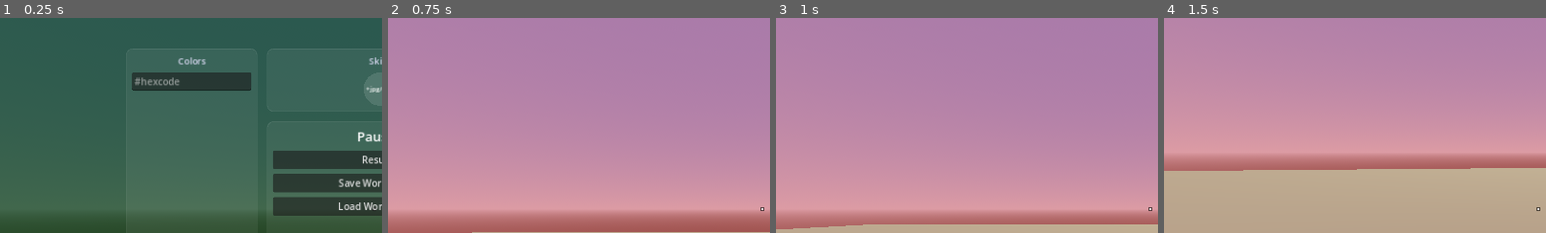
Above: before the commit, frames 1-4 (left to right).
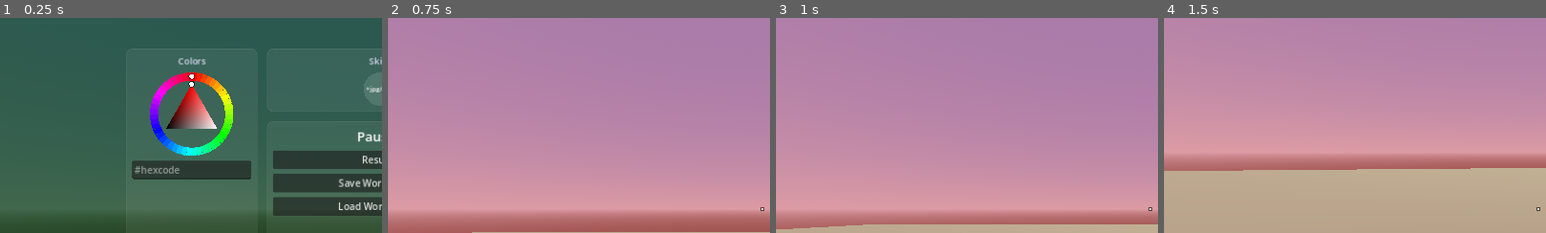
Above: after the commit, the same moments.

Repository: zenontherocks/worldmaker
Game: Godot game, scene res://scenes/Main.tscn
Two runs of this game, one before a commit and one after it. Both use one fixed random seed, a clock stepped at 60 frames per second and the inputs below.
Inputs (mouse positions are % of the whole screen's width and height, from its top left):
- Up to frame 1 (0.25 s): no input
- Up to frame 2 (0.75 s): click "Resume" at 0.5 s
- Up to frame 3 (1 s): no input
- Up to frame 4 (1.5 s): move the mouse to (55, 50) at 1.27 s; hold W (move_forward) from 1.28 s (still down); hold Q (build_cycle_dimension) from 1.28 s (still down); click (55, 50) at 1.42 s
The pictures show only the part of the screen within x 1-51%, y 6-56%; the shares and areas given below are measured in that part.

The runs differ from the first frame. In frame 1, 8.3% of the frame differs, in the area x 34-66%, y 25-76%; in frame 2, nothing differs; in frame 3, nothing differs; in frame 4, nothing differs.

Commit message:
Add a ring+triangle HSV color picker to the Colors card
New ColorWheel.gd: drag around the ring to pick hue, drag inside the
triangle (which rotates to track hue) to pick saturation/value.
Entirely procedural, matching every other custom control in this
project -- draw_polygon()'s per-vertex color interpolation across
(pure hue, white, black) is, algebraically, exactly the standard
HSV-triangle parameterization, so the same three corner colors and the
same barycentric math serve both rendering and hit-testing with no
separate/approximate inverse formula needed. No image assets, so this
costs nothing in download size.

Wired into PauseMenuUI's Colors card above the hex input: dragging
updates the active color live (and mirrors into the hex field) without
touching SkinManager's used-colors history, so fine-tuning a drag
doesn't flood the row with near-duplicate swatches -- a swatch only
gets registered once, on release. Submitting a hex code or picking an
existing swatch now also repositions the wheel's markers to match, and
reopening the menu syncs it to whatever color is currently active.

Diff:
--- /dev/null
+++ b/scripts/ui/ColorWheel.gd
@@ -0,0 +1,182 @@
+extends Control
+class_name ColorWheel
+## Ring + triangle HSV picker: drag around the outer ring to choose hue,
+## drag inside the triangle (which rotates to track the current hue) to
+## choose saturation/value. Procedurally drawn like every other custom
+## control in this project -- no image assets, so this costs nothing in
+## download size.
+##
+## The triangle's three corners are the pure hue color, white, and black.
+## draw_polygon() Gouraud-interpolates vertex colors linearly in RGB
+## across the triangle, and that linear RGB blend is, algebraically,
+## exactly the standard HSV-triangle parameterization: for barycentric
+## weights (u, v, w) toward (hue, white, black), value = u + v (the
+## fraction not at the black corner) and saturation = u / (u + v) (how
+## much of that non-black mix is pure hue vs white). So the same three
+## corner colors and the same barycentric math serve both rendering and
+## hit-testing -- there's no separate/approximate formula for either, and
+## dragging always picks exactly the color that's visually drawn there.
+
+signal color_changed(new_color: Color)  ## live, fired on every drag update
+signal color_committed(new_color: Color)  ## fired once, on drag release
+
+const RADIUS: float = 70.0
+const RING_WIDTH: float = 14.0
+const TRIANGLE_MARGIN: float = 6.0
+const RING_SEGMENTS: int = 48
+const MARKER_RADIUS: float = 4.0
+const MARKER_SHADOW_RADIUS: float = 5.5
+
+var _hue: float = 0.0
+var _saturation: float = 1.0
+var _value: float = 1.0
+var _drag_mode: String = ""  ## "", "hue", "sv"
+
+var color: Color:
+	get:
+		return Color.from_hsv(_hue, _saturation, _value)
+
+
+func _ready() -> void:
+	custom_minimum_size = Vector2(RADIUS, RADIUS) * 2.0
+	mouse_filter = Control.MOUSE_FILTER_STOP
+
+
+## Repositions the ring/triangle markers to match an externally-chosen
+## color (e.g. a typed hex code or a clicked swatch) without emitting
+## color_changed/color_committed -- this is display sync, not a pick.
+func set_color(new_color: Color) -> void:
+	_hue = new_color.h
+	_saturation = new_color.s
+	_value = new_color.v
+	queue_redraw()
+
+
+func _center() -> Vector2:
+	return size * 0.5
+
+
+func _triangle_radius() -> float:
+	return RADIUS - RING_WIDTH - TRIANGLE_MARGIN
+
+
+## Pure hue, white, black -- in that order, matching every other function
+## in this file that reads/writes triangle barycentric weights (u, v, w).
+func _triangle_points() -> PackedVector2Array:
+	var c := _center()
+	var r := _triangle_radius()
+	var a0 := _hue * TAU - PI * 0.5
+	return PackedVector2Array(
+		[
+			c + Vector2(cos(a0), sin(a0)) * r,
+			c + Vector2(cos(a0 + TAU / 3.0), sin(a0 + TAU / 3.0)) * r,
+			c + Vector2(cos(a0 - TAU / 3.0), sin(a0 - TAU / 3.0)) * r,
+		]
+	)
+
+
+func _draw() -> void:
+	var c := _center()
+
+	for i in range(RING_SEGMENTS):
+		var a_start := (float(i) / RING_SEGMENTS) * TAU - PI * 0.5
+		var a_end := (float(i + 1) / RING_SEGMENTS) * TAU - PI * 0.5
+		var seg_color := Color.from_hsv(float(i) / RING_SEGMENTS, 1.0, 1.0)
+		draw_arc(c, RADIUS - RING_WIDTH * 0.5, a_start, a_end, 3, seg_color, RING_WIDTH, false)
+
+	var points := _triangle_points()
+	var hue_color := Color.from_hsv(_hue, 1.0, 1.0)
+	draw_polygon(points, PackedColorArray([hue_color, Color.WHITE, Color.BLACK]))
+
+	var hue_angle := _hue * TAU - PI * 0.5
+	var hue_marker := c + Vector2(cos(hue_angle), sin(hue_angle)) * (RADIUS - RING_WIDTH * 0.5)
+	_draw_marker(hue_marker)
+
+	# Reconstructs the triangle position from _saturation/_value the same
+	# way _apply() derives them, just run in reverse.
+	var w_hue := _saturation * _value
+	var w_white := _value * (1.0 - _saturation)
+	var w_black := 1.0 - _value
+	var sv_marker := points[0] * w_hue + points[1] * w_white + points[2] * w_black
+	_draw_marker(sv_marker)
+
+
+func _draw_marker(pos: Vector2) -> void:
+	draw_circle(pos, MARKER_SHADOW_RADIUS, Color(0, 0, 0, 0.6))
+	draw_circle(pos, MARKER_RADIUS, Color.WHITE)
+
+
+func _gui_input(event: InputEvent) -> void:
+	if event is InputEventMouseButton:
+		if event.button_index != MOUSE_BUTTON_LEFT:
+			return
+		if event.pressed:
+			_drag_mode = _hit_test(event.position)
+			if _drag_mode != "":
+				_apply(event.position)
+				accept_event()
+		elif _drag_mode != "":
+			_drag_mode = ""
+			color_committed.emit(color)
+			accept_event()
+	elif event is InputEventMouseMotion and _drag_mode != "":
+		_apply(event.position)
+		accept_event()
+
+
+func _hit_test(pos: Vector2) -> String:
+	var dist := (pos - _center()).length()
+	if dist >= RADIUS - RING_WIDTH and dist <= RADIUS:
+		return "hue"
+	# A small negative tolerance so a click just outside the triangle's
+	# exact edge (easy to miss by a pixel, especially near its pointed
+	# corners) still registers as an sv-drag instead of doing nothing.
+	var bary := _barycentric(pos, _triangle_points())
+	if bary.x >= -0.05 and bary.y >= -0.05 and bary.z >= -0.05:
+		return "sv"
+	return ""
+
+
+func _apply(pos: Vector2) -> void:
+	if _drag_mode == "hue":
+		var offset := pos - _center()
+		var angle := atan2(offset.y, offset.x) + PI * 0.5
+		_hue = wrapf(angle, 0.0, TAU) / TAU
+	elif _drag_mode == "sv":
+		var bary := _barycentric(pos, _triangle_points())
+		# Clamping each weight to >=0 and renormalizing lands a drag that
+		# strayed outside the triangle on its nearest edge/corner instead
+		# of doing nothing -- standard, simple way to keep a triangle-pick
+		# gesture from "falling off" the widget.
+		var u: float = maxf(bary.x, 0.0)
+		var v: float = maxf(bary.y, 0.0)
+		var w: float = maxf(bary.z, 0.0)
+		var total := u + v + w
+		if total > 0.0:
+			u /= total
+			v /= total
+		_value = u + v
+		_saturation = (u / (u + v)) if (u + v) > 0.0001 else 0.0
+	queue_redraw()
+	color_changed.emit(color)
+
+
+func _barycentric(p: Vector2, triangle: PackedVector2Array) -> Vector3:
+	var a := triangle[0]
+	var b := triangle[1]
+	var c := triangle[2]
+	var v0 := b - a
+	var v1 := c - a
+	var v2 := p - a
+	var d00 := v0.dot(v0)
+	var d01 := v0.dot(v1)
+	var d11 := v1.dot(v1)
+	var d20 := v2.dot(v0)
+	var d21 := v2.dot(v1)
+	var denom := d00 * d11 - d01 * d01
+	if absf(denom) < 0.0001:
+		return Vector3(1, 0, 0)
+	var v := (d11 * d20 - d01 * d21) / denom
+	var w := (d00 * d21 - d01 * d20) / denom
+	var u := 1.0 - v - w
+	return Vector3(u, v, w)
--- a/scripts/ui/PauseMenuUI.gd
+++ b/scripts/ui/PauseMenuUI.gd
@@ -66,6 +66,7 @@
 
 var _colors_row: HFlowContainer
 var _hex_input: LineEdit
+var _color_wheel: ColorWheel
 
 ## Visible feedback for the whole import/export flow -- push_warning() alone
 ## isn't enough here, it's a debug-only channel that never shows up anywhere
@@ -278,19 +279,26 @@
 	return panel
 
 
-## The left-side card: a heading, a hex text input, and a wrapping row of
-## solid-color swatches for colors already used. Narrower than the panel
-## (custom_minimum_size below) so it reads as its own column rather than a
-## second full-width row -- still wide enough for a few swatches per line
-## before wrapping, same "give the row a real width" fix the Skins/
-## Objects/Tools rows rely on (this VBoxContainer stretches _colors_row to
-## its own width, same as outer_vbox does for those).
+## The left-side card: a heading, the ring+triangle ColorWheel, a hex text
+## input, and a wrapping row of solid-color swatches for colors already
+## used. Narrower than the panel (custom_minimum_size below) so it reads
+## as its own column rather than a second full-width row -- still wide
+## enough for a few swatches per line before wrapping, same "give the row
+## a real width" fix the Skins/Objects/Tools rows rely on (this
+## VBoxContainer stretches _colors_row to its own width, same as
+## outer_vbox does for those).
 func _make_colors_column() -> PanelContainer:
 	var column := VBoxContainer.new()
 	column.custom_minimum_size = Vector2(200, 0)
 	column.add_theme_constant_override("separation", 8)
 
 	column.add_child(_make_section_label("Colors"))
+
+	_color_wheel = ColorWheel.new()
+	_color_wheel.size_flags_horizontal = Control.SIZE_SHRINK_CENTER
+	_color_wheel.color_changed.connect(_on_color_wheel_changed)
+	_color_wheel.color_committed.connect(_on_color_wheel_committed)
+	column.add_child(_color_wheel)
 
 	_hex_input = LineEdit.new()
 	_hex_input.placeholder_text = "#hexcode"
@@ -395,17 +403,23 @@
 ## Same rebuild-from-scratch approach as _refresh_skins_row(), and for the
 ## same reason: this only runs on open/select, never per-frame.
 ## SkinManager.used_colors() already reflects every color entered this
-## session or pulled in from a loaded world file.
+## session or pulled in from a loaded world file. Also syncs the
+## ColorWheel's marker positions to the currently active color, if it is
+## one, so reopening the menu shows where you left off.
 func _refresh_colors_row() -> void:
 	for child in _colors_row.get_children():
 		child.queue_free()
 	if _build_controller == null:
 		return
 
+	var active_key: String = _build_controller.active_skin_key
+	if SkinManager.is_color_key(active_key):
+		_color_wheel.set_color(Color.html(active_key))
+
 	for hex in SkinManager.used_colors():
 		var circle := CircleButton.new()
 		circle.swatch_color = Color.html(hex)
-		circle.selected = hex == _build_controller.active_skin_key
+		circle.selected = hex == active_key
 		circle.pressed.connect(_on_color_circle_pressed.bind(hex))
 		_colors_row.add_child(circle)
 
@@ -413,12 +427,32 @@
 func _on_color_circle_pressed(hex: String) -> void:
 	if _build_controller:
 		_build_controller.select_color(hex)
+	_color_wheel.set_color(Color.html(hex))
 	_refresh_colors_row()
 	_refresh_skins_row()
 
 
 func _on_color_used(_hex: String) -> void:
 	_refresh_colors_row()
+
+
+## Live drag feedback -- updates the active color and the hex field's
+## readout on every drag step, but doesn't touch SkinManager's used-colors
+## history (that only happens once, on release; see _on_color_wheel_committed())
+## so fine-tuning a drag doesn't flood the Colors row with near-duplicate
+## swatches.
+func _on_color_wheel_changed(new_color: Color) -> void:
+	var hex := "#" + new_color.to_html(false)
+	_hex_input.text = hex
+	if _build_controller:
+		_build_controller.select_color(hex)
+
+
+func _on_color_wheel_committed(new_color: Color) -> void:
+	var hex := "#" + new_color.to_html(false)
+	SkinManager.register_color(hex)
+	_refresh_colors_row()
+	_refresh_skins_row()
 
 
 ## Empty/whitespace input is a no-op (e.g. hitting Enter in an empty field)
@@ -439,6 +473,7 @@
 	SkinManager.register_color(hex)
 	if _build_controller:
 		_build_controller.select_color(hex)
+	_color_wheel.set_color(Color.html(hex))
 	_hex_input.text = ""
 	_refresh_colors_row()
 	_refresh_skins_row()
Not shown, changed: README.md
